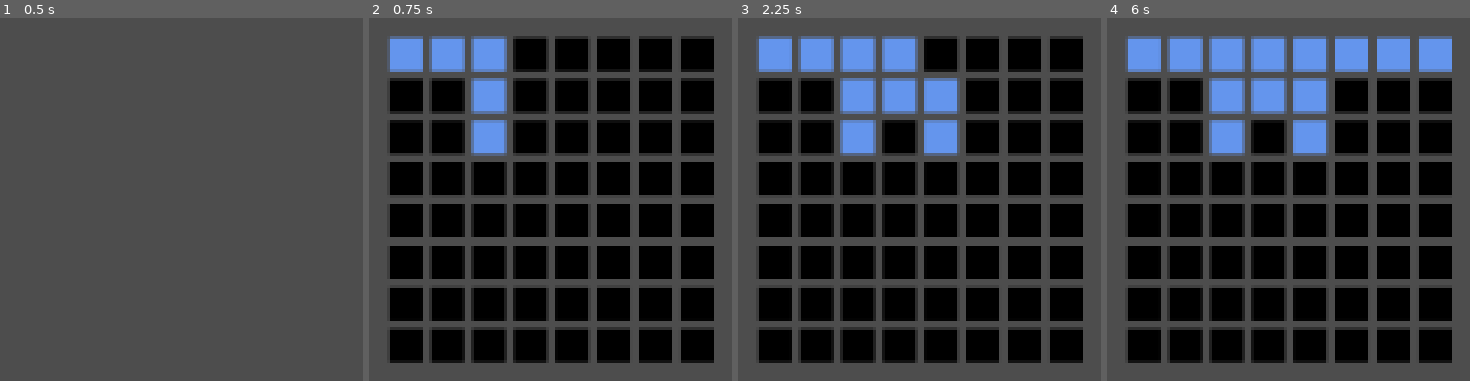
Above: before the commit, frames 1-4 (left to right).
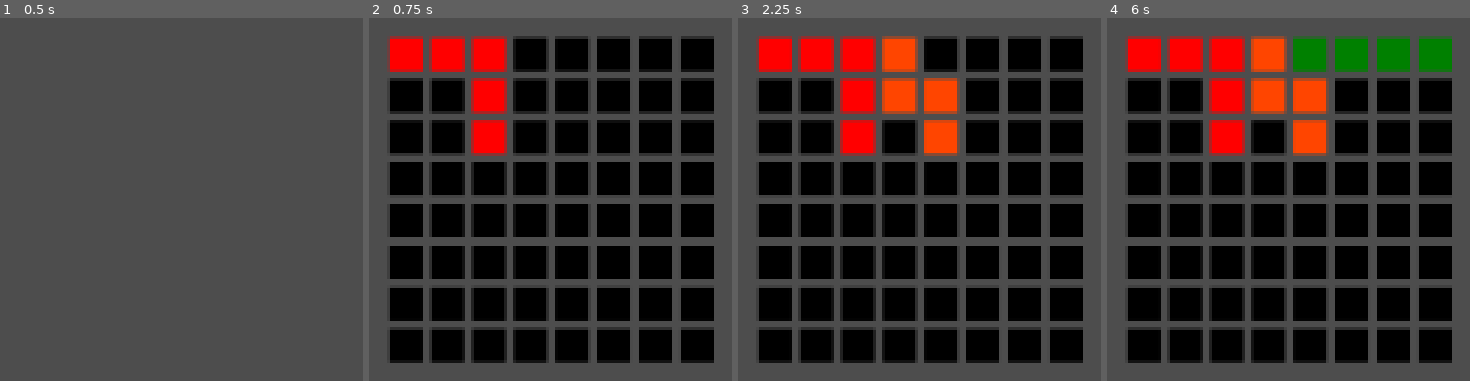
Above: after the commit, the same moments.

Repository: syshotdev/BlockPuzzleAI
Game: Godot game, scene res://main.tscn
Same seed, same stepped clock (60 frames per second), same inputs: the game is played once before the commit and once after it.
Inputs:
- Up to frame 1 (0.5 s): no input
- Up to frame 2 (0.75 s): tap Enter at 0.5 s; hold Right (ui_right) from 0.53 s (still down)
- Up to frame 3 (2.25 s): tap Space at 1.25 s; release Right (ui_right) at 1.28 s; tap Enter at 2 s; hold Right (ui_right) from 2.03 s (still down)
- Up to frame 4 (6 s): tap Space at 2.75, 4.25 s; tap Enter at 3.5 s; release Right (ui_right) at 3.53 s; hold Right (ui_right) from 5.78 s (still down)

Frame 1 is identical in both runs. In frame 2, 4.9% of the frame differs, in the area x 4-39%, y 4-39%; in frame 3, 8.8%; in frame 4, 13%, in the area x 4-96%, y 4-39%.

Commit message:
Added colors to blocks. Performance might take a slight hit.

Diff:
--- a/Objects/Block/Block.gd
+++ b/Objects/Block/Block.gd
@@ -2,46 +2,46 @@
 
 class_name Block
 
-const shape_1x1 := [
+var shape_1x1 := [
 	[1]]
-const shape_2x2 := [
+var shape_2x2 := [
 	[1,1],
 	[1,1]]
-const shape_2x3 := [
+var shape_2x3 := [
 	[1,1],
 	[1,1],
 	[1,1]]
-const shape_3x3 := [
+var shape_3x3 := [
 	[1,1,1],
 	[1,1,1],
 	[1,1,1]]
-const shape_L := [
+var shape_L := [
 	[1,0],
 	[1,0],
 	[1,1]]
-const shape_perfectL := [
+var shape_perfectL := [
 	[1,0,0],
 	[1,0,0],
 	[1,1,1]] # Shape is L but both sides are equal
-const shape_smallL := [
+var shape_smallL := [
 	[1,0],
 	[1,1]] # Shape is L but both sides are equal
-const shape_T := [
+var shape_T := [
 	[1,1,1],
 	[0,1,0]]
-const shape_Ix2 := [
+var shape_Ix2 := [
 	[1,1]]
-const shape_Ix3 := [
+var shape_Ix3 := [
 	[1,1,1]]
-const shape_Ix4 := [
+var shape_Ix4 := [
 	[1,1,1,1]]
-const shape_Ix5 := [
+var shape_Ix5 := [
 	[1,1,1,1,1]]
-const shape_Z := [
+var shape_Z := [
 	[0,1],
 	[1,1],
 	[1,0]]
-const shape_S := [
+var shape_S := [
 	[1,0],
 	[1,1],
 	[0,1]]
@@ -70,14 +70,34 @@
 
 func _init():
 	calculateRotatedBlocks()
+	genBlockColors()
 
 
+# Gives each seperate block a color
+func genBlockColors():
+	for block in allBlocks:
+		var color : GameColors.colors = GameColors.colors.values().pick_random()
+		setBlockColor(block, color)
+
+
+func setBlockColor(block : Array, color : GameColors.colors):
+	for y in block.size():
+		for x in block[0].size():
+
+			if (block[y][x] == 0): # Don't give 0 a random color
+				continue
+
+			block[y][x] = color # Else set to color
+
+
+# Calculates the rotated blocks for each block, and gets rid of duplicates.
 func calculateRotatedBlocks():
 	for block in blockTypes:
 		# Array of blocks to be put into rotatedBlocks
 		var blockRotateds := genRotatedBlocks(block)
 		rotatedBlocks[block] = blockRotateds
 		allBlocks.append_array(blockRotateds)
+
 
 
 func genRotatedBlocks(block : Array) -> Array[Array]:
--- a/Objects/Map/Map.gd
+++ b/Objects/Map/Map.gd
@@ -54,20 +54,13 @@
 
 	colorGrid.columns = board.sizeX
 
-	# Init color with default color
-	var color : Color = Color(0,0,0,1)
-
 	# For every row and cell, get cell and check if 0.
 	# Then add to colorGrid
 	for row in range(board.sizeY):
 		for cell in range(board.sizeX):
 			var number = board.getCellAt(cell, row)
 
-			# If number empty, show nothing, else show something
-			if(number == 0):
-				color = Color(0,0,0,1)
-			else:
-				color = Color.CORNFLOWER_BLUE
+			var color = GameColors.getColorFromEnum(number) # Number == enum
 
 			var colorRect = createColorRect(Vector2(16,16), color)
 			colorGrid.add_child(colorRect)
--- a/Objects/Useful Scripts/Board.gd
+++ b/Objects/Useful Scripts/Board.gd
@@ -36,7 +36,7 @@
 			if(block[y][x] == 0):
 				continue
 
-			setCellAt(pos.x + x, pos.y + y, 1)
+			setCellAt(pos.x + x, pos.y + y, block[y][x])
 
 # Updates and removes lines needing to be removed, and gives score :)
 func updateBoard():
--- /dev/null
+++ b/Objects/Useful Scripts/GameColors.gd
@@ -0,0 +1,36 @@
+extends Node
+
+class_name GameColors
+
+enum colors{ # Making sure not 0, because 0 is nothing.
+	BLUE = 1,
+	LIGHT_BLUE = 2,
+	GREEN = 3,
+	YELLOW = 4,
+	ORANGE = 5,
+	RED = 6,
+	PURPLE = 7,
+}
+
+
+static func getColorFromEnum(enumColor : colors) -> Color:
+	var color : Color = Color.BLACK
+	match enumColor:
+		colors.BLUE:
+			color = Color.DARK_BLUE
+		colors.LIGHT_BLUE:
+			color = Color.CORNFLOWER_BLUE
+		colors.GREEN:
+			color = Color.WEB_GREEN
+		colors.LIGHT_BLUE:
+			color = Color.CORNFLOWER_BLUE
+		colors.YELLOW:
+			color = Color.ORANGE
+		colors.ORANGE:
+			color = Color.ORANGE_RED
+		colors.RED:
+			color = Color.RED
+		colors.PURPLE:
+			color = Color.MEDIUM_VIOLET_RED
+
+	return color
